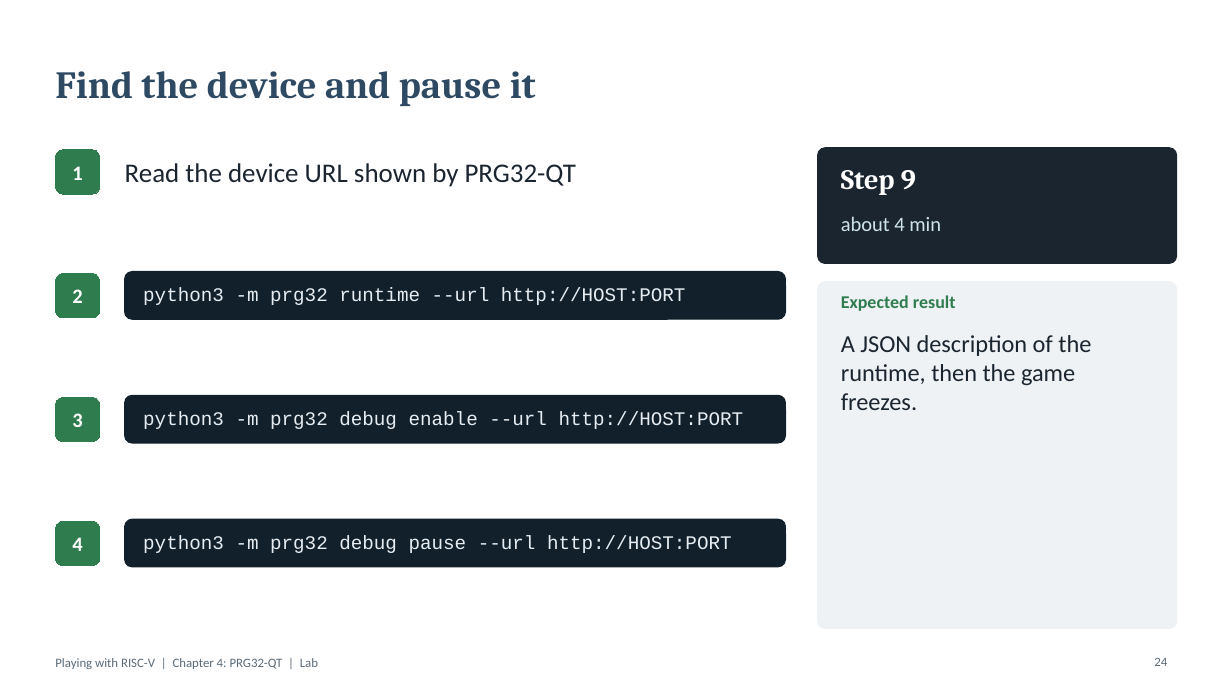
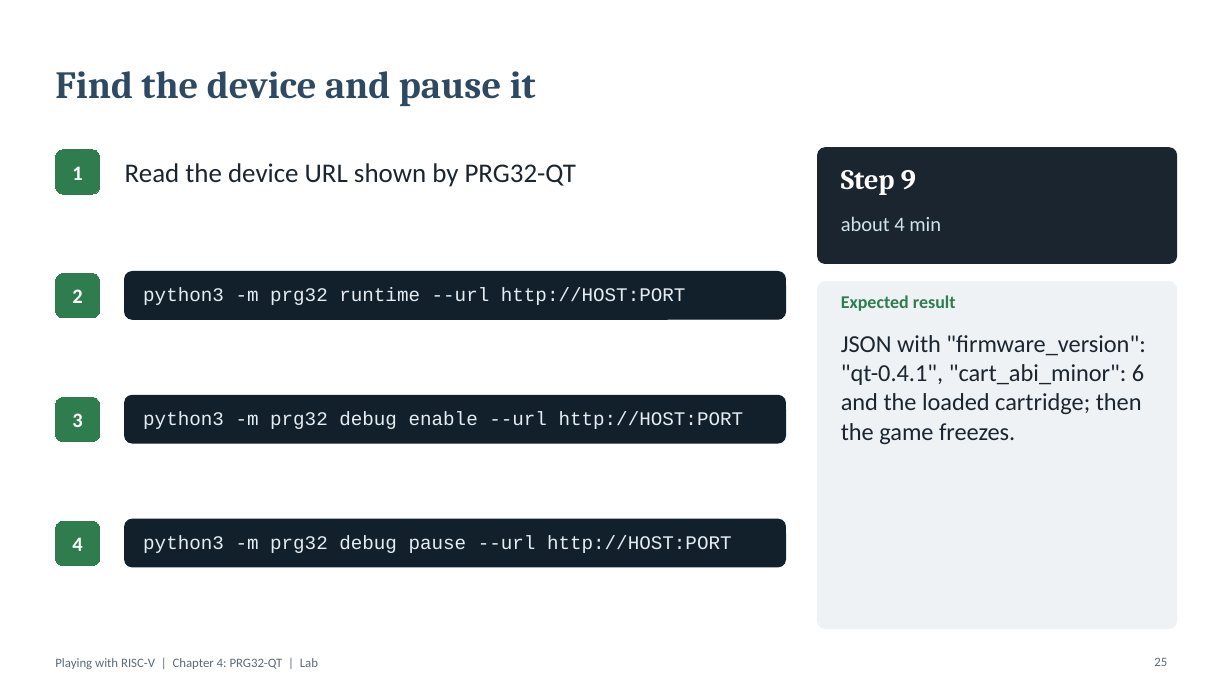
Before and after one commit to riscv-prg32/Playing-with-RISC-V_PRG32_textbook, a slide deck: slide 25 of presentations/04-prg32qt/04-prg32qt-lab.pptx (slide 24 before the commit). Drawn at 1232x693 pixels with LibreOffice and Linux fonts; fonts in the diff are those of the drawing. Boxes give left, top, right and bottom in pixels: in the first picture for what was removed or moved away, otherwise in the second. Text is boxed around its words. In the diff, an @@ line names an element or a change of style, - is before the commit and + after.

```diff
--- a/presentations/04-prg32qt/04-prg32qt-lab.pptx
+++ b/presentations/04-prg32qt/04-prg32qt-lab.pptx
@@ text at [841, 335, 1145, 444]: text changed @@
-A JSON description of the runtime, then the game freezes.
+JSON with "firmware_version": "qt-0.4.1", "cart_abi_minor": 6 and the loaded cartridge; then the game freezes.
@@ page number at [1154, 657, 1167, 666]: text changed @@
-24
+25
```
Also in this commit, not shown: 6 other slides changed, 1 slide added, 43 other files.
